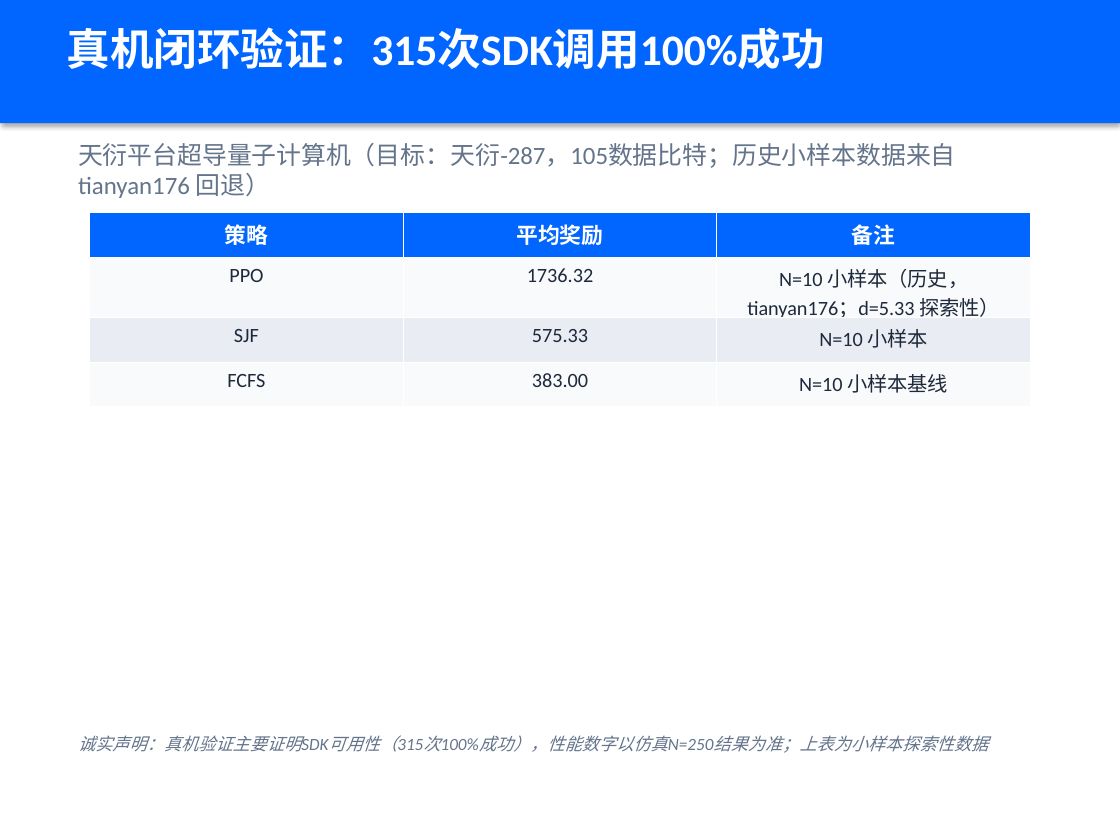
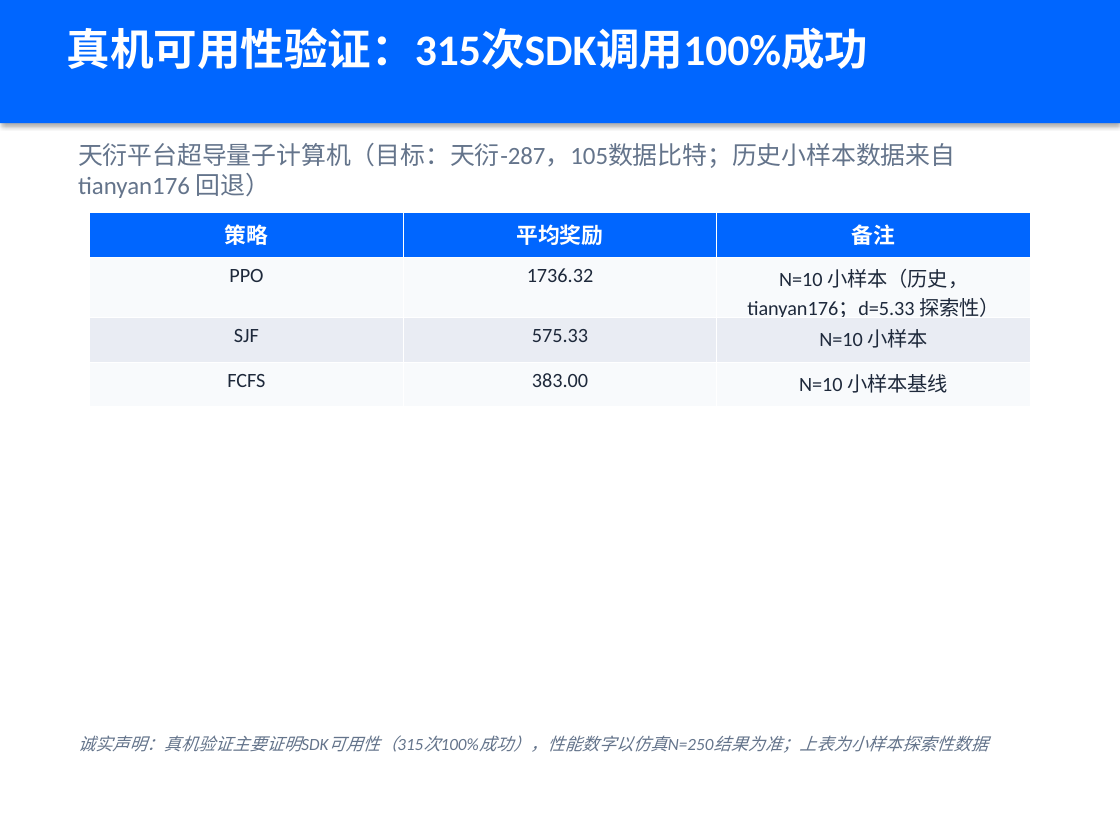
Before and after one commit to xiabai2008/quantum-rl-scheduler, a slide deck: slide 11 of deliverable_models/答辩PPT.pptx. Drawn at 1120x840 pixels with LibreOffice and Linux fonts; fonts in the diff are those of the drawing. Boxes give left, top, right and bottom in pixels: in the first picture for what was removed or moved away, otherwise in the second. Text is boxed around its words. In the diff, an @@ line names an element or a change of style, - is before the commit and + after.

Commit message:
fix: round1调度评审修复 - 基线口径统一/赛题30%归因/QEM诚实化/CLI默认PPO/价值夸大清除
评审A(叙事)/B(复现)/C(价值)三实例并行发现, 本轮修复:
- P0-1: SOTA §8.6双基线表述更新(FCFSStrategy 8.5已修复为量子路由, +20.2%非弱基线)
- P0-2: '赛题≥30%目标'错误归因全仓修正为'团队需求基线R-P-01'(白皮书2处+叙事+PPT)
- P0-3: 白皮书 Dynamic QEM '三大前沿突破'→'动作位预留待真机验证'(摘要+§3.4)
- P0-4: PPT P3闭环终点'更优调度决策'→'对真实噪声有感知可校准'
- P0-5: cli.py simulate --ppo-model-path 默认改交付模型(README声称一致, 实测PPO加载)
- P1-6: 价值文档3处旧口径夸大(2.2倍/55%/翻倍/123%)修正为+20.2%对应值
- P1-7: ROI省时口径统一(月省24h VQE重度上限 vs 6h保守, 已注明)
- P1-8: 白皮书PDF版本头v1.0/7-27→v9.1/8-9重新生成
- P1-9: 总结报告版本torch 2.7.1/sb3 2.8.0→2.8.0/2.9.0
- P1-10/11/12: PPT P9退火页→'探索与诚实边界'页, P11'真机可用性验证', P12删+91.4%
- P2: README PPT/清单/视频状态更新

```diff
--- a/deliverable_models/答辩PPT.pptx
+++ b/deliverable_models/答辩PPT.pptx
@@ text at box(67, 27, 868, 69): text changed @@
-真机闭环验证：315次SDK调用100%成功
+真机可用性验证：315次SDK调用100%成功
```
Also in this commit, not shown: 4 other slides changed, 13 other files.
